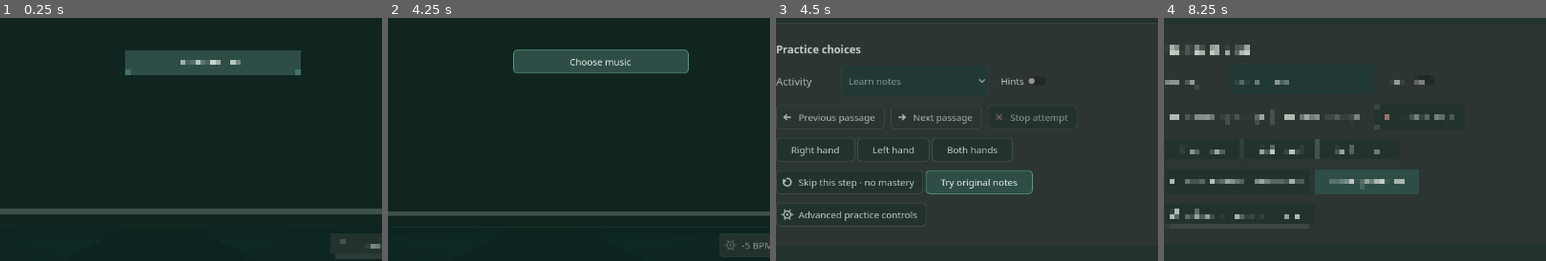
Above: before the commit, frames 1-4 (left to right).
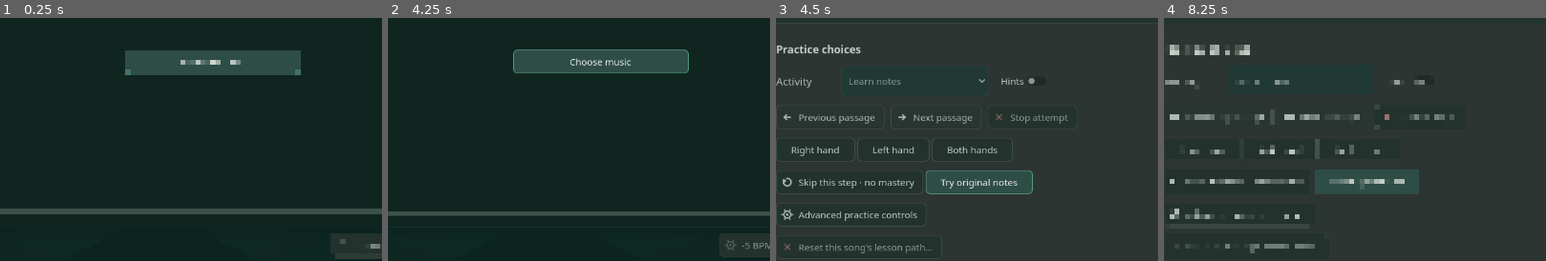
Above: after the commit, the same moments.

Repository: tpepels/piano_teacher
Game: Godot game, scene res://main.tscn
The game is run twice, just before and just after one commit, with the same random seed, the same clock (stepped at 60 frames per second) and the same inputs.
Inputs:
- Up to frame 1 (0.25 s): no input
- Up to frame 2 (4.25 s): click "Retry" at 0.5 s; click "Retry" at 1.25 s; click "Retry" at 2 s; click "Play" at 2.75 s; click "Play" at 3.5 s
- Up to frame 3 (4.5 s): click "Path" at 4.25 s
- Up to frame 4 (8.25 s): click "Next passage" at 5 s; click "Listen" at 5.75 s; click "Music" at 6.5 s; click "Library" at 7.25 s; click "Lesson path" at 8 s
The pictures show only the part of the screen within x 22-72%, y 34-84%; the shares and areas given below are measured in that part.

Frames 1-2 are identical in both runs. In frame 3, 0.4% of the frame differs, in the area x 2-41%, y 92-97%; in frame 4, 0.4%.

Commit message:
Add confirmed per-song reset action in Lesson Path UI

Diff:
--- a/godot/main.gd
+++ b/godot/main.gd
@@ -44,6 +44,9 @@
 var settings_grid: GridContainer
 var lesson_stage_labels: Dictionary = {}
 var lesson_piece_title: Label
+var path_reset_button: Button
+var path_reset_confirmation: VBoxContainer
+var path_reset_fingerprint := ""
 var drawer_intro: Tween
 var picker_intro: Tween
 var overlay_backdrop: ColorRect
@@ -1972,6 +1975,47 @@
     var advanced := _button("Advanced practice controls", _open_advanced_pause, false, "settings")
     advanced.size_flags_horizontal = Control.SIZE_SHRINK_BEGIN
     path_options.add_child(advanced)
+    # Reset lives in the full Lesson Path drawer, not alongside the three
+    # everyday Play / Retry / Listen buttons. It requires a second click.
+    path_reset_button = _button("Reset this song's lesson path…",
+        _show_path_reset_confirmation, false, "danger")
+    path_reset_button.disabled = true
+    path_reset_button.size_flags_horizontal = Control.SIZE_SHRINK_BEGIN
+    path_reset_button.tooltip_text = "Erase saved mastery, tempo, skipped steps and trouble spots for this song only"
+    path_options.add_child(path_reset_button)
+    path_reset_confirmation = _stack(8)
+    path_reset_confirmation.name = "ResetPathConfirmation"
+    path_reset_confirmation.visible = false
+    path_options.add_child(path_reset_confirmation)
+    var reset_warning := _label(
+        "Reset this song to step 1? All saved tempos, mastery, completed notes and skipped steps for this song will be erased. Other songs are unaffected.",
+        15, INK)
+    reset_warning.autowrap_mode = TextServer.AUTOWRAP_WORD_SMART
+    path_reset_confirmation.add_child(reset_warning)
+    var reset_actions := HFlowContainer.new()
+    reset_actions.add_theme_constant_override("h_separation", 10)
+    path_reset_confirmation.add_child(reset_actions)
+    reset_actions.add_child(_button("Cancel", _cancel_path_reset, false, "navigation"))
+    reset_actions.add_child(_button("Erase this song's progress", _confirm_path_reset,
+        false, "danger"))
+
+func _show_path_reset_confirmation() -> void:
+    if action_pending or not bool(last_state.get("loaded", false)):
+        return
+    path_reset_fingerprint = str(last_state.get("piece_fingerprint", ""))
+    path_reset_confirmation.visible = not path_reset_fingerprint.is_empty()
+
+func _cancel_path_reset() -> void:
+    path_reset_confirmation.visible = false
+    path_reset_fingerprint = ""
+
+func _confirm_path_reset() -> void:
+    var current: String = str(last_state.get("piece_fingerprint", ""))
+    if action_pending or path_reset_fingerprint.is_empty() or path_reset_fingerprint != current:
+        _cancel_path_reset()
+        return
+    _send_action({"action": "reset_path", "fingerprint": current, "confirm": true})
+    _cancel_path_reset()
 
 func _navigate_practice_step(offset: int) -> void:
     var target: int = int(last_state.get("lesson_step", 0)) + offset
@@ -2899,6 +2943,13 @@
         game_streak.pulse_unlock()
         call_deferred("_pulse_hand_stage")
     last_state = parsed
+    if path_reset_confirmation != null:
+        if not bool(parsed.get("loaded", false)) or (
+                path_reset_confirmation.visible
+                and str(parsed.get("piece_fingerprint", "")) != path_reset_fingerprint):
+            _cancel_path_reset()
+    if path_reset_button != null:
+        path_reset_button.disabled = action_pending or not bool(parsed.get("loaded", false))
     _sync_practice_step_navigation(parsed)
     if native_score_feedback != null:
         native_score_feedback.present(parsed)
@@ -3907,6 +3958,11 @@
         _flush_transport_action()
         return
     if path == "/control":
+        if completed_action == "reset_path":
+            # The fingerprint stays the same after a reset; invalidate the
+            # cached lesson overview so mastered/skip badges refresh.
+            lesson_choice_fingerprint = ""
+            lesson_requested_fingerprint = ""
         _on_state(_result, code, _headers, body, action_request_started_ms)
         if completed_action in ["skip_stage", "place_original", "revisit_trouble"]:
             _navigate("practice")
